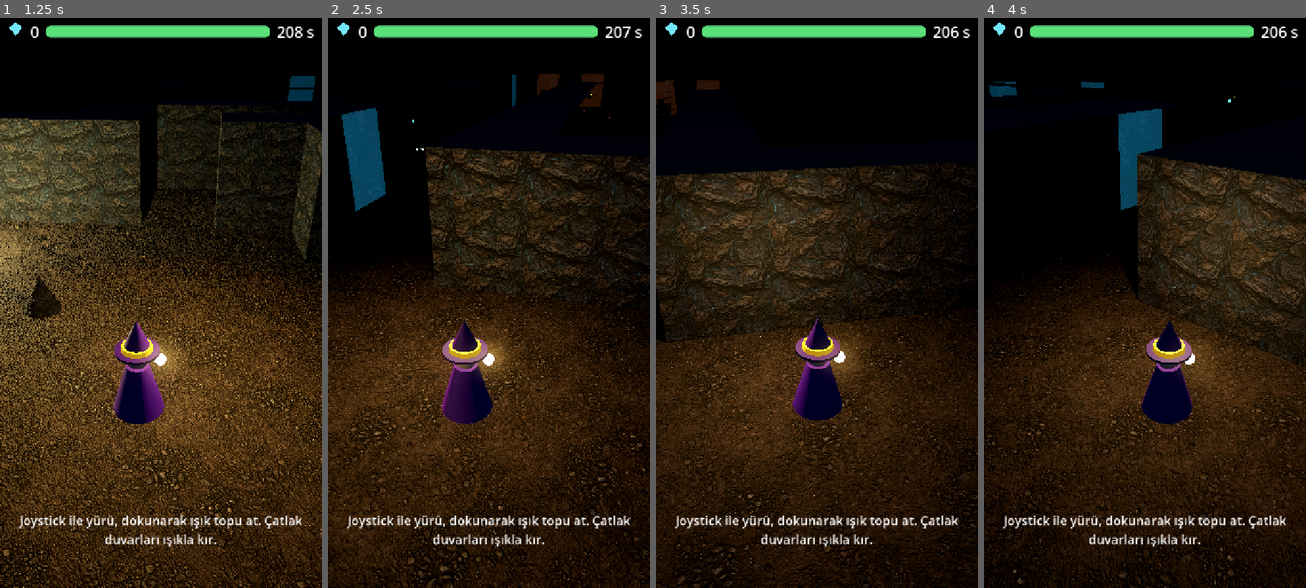
Above: before the commit, frames 1-4 (left to right).
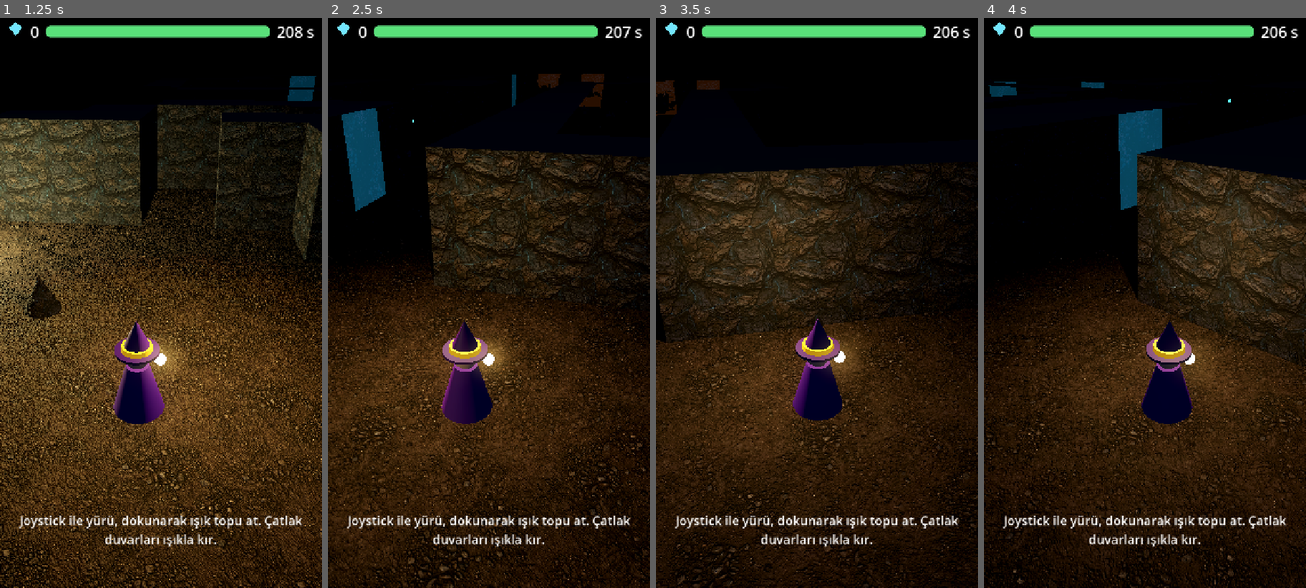
Above: after the commit, the same moments.

Repository: Arda-Avci/cadi-ciragi
Game: Godot game, scene res://main.tscn
Same seed, same stepped clock (60 frames per second), same inputs: the game is played once before the commit and once after it.
Inputs (mouse positions are in pixels of both pictures, inside the frame that each line leads up to):
- Up to frame 1 (1.25 s): tap Enter at 0.5 s; move the mouse to (231, 274) at 0.52 s; hold D from 0.53 s (still down); click (231, 274) at 0.67 s
- Up to frame 2 (2.5 s): release D at 1.25 s; drag from (424, 331) to (472, 417) at 1.27 s; move the mouse to (521, 177) at 2.02 s; hold D from 2.03 s (still down)
- Up to frame 3 (3.5 s): release D at 2.75 s; drag from (800, 417) to (720, 217) at 2.77 s
- Up to frame 4 (4 s): move the mouse to (1241, 388) at 3.52 s; hold A from 3.53 s (still down)

Frame 1 is identical in both runs. In frame 2, less than 0.1% of the frame differs, in the area x 27-88%, y 11-24%; in frame 3, less than 0.1%, in the area x 0-7%, y 12-17%; in frame 4, less than 0.1%.

Commit message:
feat: maden gerçek 3B canavar modelleri (Quaternius CC0) ve Kenney kapı; çıkış kapısı elmas yetince açılır

Diff:
--- a/godot_mine/enemy.gd
+++ b/godot_mine/enemy.gd
@@ -14,6 +14,11 @@
 var legs: Array = []
 var wings: Array = []
 var body_node: Node3D
+var model_ready := false
+var model_inst: Node3D
+var fly_h := 0.0
+var move_anim := "Walk"
+var idle_anim := "Idle"
 
 func setup(k: String, m) -> void:
 	kind = k
@@ -28,6 +33,10 @@
 			hp = 1
 			speed = 4.2
 			touch_dmg = 5.0
+		"wisp":
+			hp = 2
+			speed = 3.6
+			touch_dmg = 7.0
 		"golem":
 			hp = 5
 			speed = 1.9
@@ -42,10 +51,31 @@
 	collision_mask = 1
 	body_node = Node3D.new()
 	add_child(body_node)
+	model_ready = false
+
+func _ready() -> void:
+	# gerçek 3B model: ağaçtayken ölçeklenir; bulunamazsa ilkel şekiller kurulur
+	var spec := {"spider": ["blob", 1.1, 0.0, "Walk", "Idle"], "bat": ["armabee", 1.3, 1.5, "Fast_Flying", "Flying_Idle"], "wisp": ["ghostskull", 1.2, 1.4, "Fast_Flying", "Flying_Idle"], "golem": ["goleling", 2.7, 0.5, "Fast_Flying", "Flying_Idle"]}
+	var sp = spec.get(kind, spec["spider"])
+	var inst: Node3D = main_ref.load_model(sp[0])
+	if inst != null:
+		inst.rotation.y = PI
+		body_node.add_child(inst)
+		main_ref.fit_model(inst, sp[1])
+		model_inst = inst
+		fly_h = sp[2]
+		move_anim = sp[3]
+		idle_anim = sp[4]
+		inst.position.y += fly_h
+		for mi in inst.find_children("*", "MeshInstance3D", true, false):
+			(mi as MeshInstance3D).cast_shadow = GeometryInstance3D.SHADOW_CASTING_SETTING_OFF
+		main_ref.play_anim(inst, idle_anim)
+		model_ready = true
+		return
 	match kind:
 		"spider":
 			_build_spider()
-		"bat":
+		"bat", "wisp":
 			_build_bat()
 		"golem":
 			_build_golem()
@@ -157,6 +187,8 @@
 	tw.tween_property(body_node, "scale", Vector3.ONE, 0.12)
 	if hp <= 0:
 		alive = false
+		if model_inst != null:
+			main_ref.play_anim(model_inst, "Death", false)
 		main_ref.enemy_died(self)
 		var tw2 := create_tween()
 		tw2.tween_property(body_node, "scale", Vector3(0.01, 0.01, 0.01), 0.25)
@@ -183,7 +215,9 @@
 	else:
 		velocity = Vector3.ZERO
 	global_position.y = 0.0
-	if kind == "spider":
+	if model_ready:
+		main_ref.play_anim(model_inst, move_anim if (awake and stun <= 0.0) else idle_anim)
+	elif kind == "spider":
 		for i in range(legs.size()):
 			legs[i].rotation.x = sin(phase * 12.0 + float(i)) * 0.35
 	elif kind == "bat":
--- a/godot_mine/main.gd
+++ b/godot_mine/main.gd
@@ -39,6 +39,7 @@
 var cast_cd := 0.0
 var shake := 0.0
 var quota := QUOTA
+var exit_gate: Node3D
 var yaw := 0.0                         # kahraman/kamera yönü (0 = -Z)
 var auto_dir := Vector3.ZERO
 var exit_label: Label3D
@@ -63,6 +64,7 @@
 var debug_room := -1
 var debug_cast := false
 var debug_auto := false
+var debug_enemies := false
 var auto_path: Array = []
 var tex_cache := {}
 var mats := {}
@@ -100,6 +102,8 @@
 				debug_cast = true
 			elif a == "--auto":
 				debug_auto = true
+			elif a == "--enemies":
+				debug_enemies = true
 	if seed_v == 0:
 		seed_v = int(Time.get_unix_time_from_system()) % 100000 + 1
 	rng.seed = seed_v
@@ -114,6 +118,10 @@
 	_make_light_pool()
 	_place_content()
 	_make_hud()
+	if debug_enemies:
+		var ks := ["spider", "bat", "wisp", "golem"]
+		for i in range(ks.size()):
+			_add_enemy(ks[i], player.position + Vector3(-4.0 + float(i) * 2.8, 0, -6.5))
 	if debug_auto:
 		_auto_plan()
 	if OS.has_feature("web"):
@@ -369,7 +377,7 @@
 	add_child(beam)
 	var l := OmniLight3D.new()
 	l.light_color = Color(1, 0.92, 0.65)
-	l.light_energy = 1.6
+	l.light_energy = 0.7
 	l.omni_range = 9.0
 	l.position = p + Vector3(0, 2.0, 0)
 	add_child(l)
@@ -382,6 +390,12 @@
 	lab.position = p + Vector3(0, 3.2, 0)
 	add_child(lab)
 	exit_label = lab
+	var gate := load_model("gate_bars")
+	if gate != null:
+		gate.position = p + Vector3(0, 0, 0)
+		gate.scale = Vector3(0.7, 0.7, 0.7)
+		add_child(gate)
+		exit_gate = gate
 
 # ---------------------------------------------------------------- gizli odalar (ışıkla kırılan çatlak duvar)
 func _make_secrets() -> void:
@@ -451,7 +465,48 @@
 	for i in range(3):
 		_add_diamond(p + Vector3(rng.randf_range(-0.9, 0.9), 0.7, rng.randf_range(-0.9, 0.9)))
 
+# ---------------------------------------------------------------- 3B modeller (Quaternius CC0 canavarlar/büyücü, Kenney CC0 kapı)
+func load_model(name: String) -> Node3D:
+	var path := "res://models/%s.glb" % name
+	if not ResourceLoader.exists(path):
+		return null
+	var ps = load(path)
+	if ps == null:
+		return null
+	return ps.instantiate()
+
+## model ağaçtayken çağrılır: boyunu hedef yüksekliğe ölçekler ve tabanını y=0'a oturtur
+func fit_model(inst: Node3D, height: float) -> void:
+	var box := AABB()
+	var first := true
+	for mi in inst.find_children("*", "MeshInstance3D", true, false):
+		var m := mi as MeshInstance3D
+		var xf: Transform3D = inst.global_transform.affine_inverse() * m.global_transform
+		var ta: AABB = xf * m.get_aabb()
+		box = ta if first else box.merge(ta)
+		first = false
+	if first or box.size.y < 0.0001:
+		return
+	var sc := height / box.size.y
+	inst.scale = Vector3.ONE * sc
+	inst.position.y = -box.position.y * sc
+
+func play_anim(root: Node, suffix: String, loop: bool = true) -> AnimationPlayer:
+	for ap in root.find_children("*", "AnimationPlayer", true, false):
+		var player_ap := ap as AnimationPlayer
+		for an in player_ap.get_animation_list():
+			if String(an).ends_with(suffix):
+				var a := player_ap.get_animation(an)
+				if loop:
+					a.loop_mode = Animation.LOOP_LINEAR
+				if player_ap.current_animation != an:
+					player_ap.play(an, 0.15)
+				return player_ap
+	return null
+
 # ---------------------------------------------------------------- oyuncu
+var wiz_model: Node3D
+
 func _make_player() -> void:
 	player = CharacterBody3D.new()
 	player.position = _cell_pos(start_cell)
@@ -531,6 +586,32 @@
 		if mi is MeshInstance3D:
 			mi.cast_shadow = GeometryInstance3D.SHADOW_CASTING_SETTING_OFF
 	add_child(player)
+	# gerçek büyücü modeli (varsa) ilkel şekillerin yerini alır
+	var wiz: Node3D = null  # cadı ilkel modelle kalır (kullanıcı kararı: cadı değiştirilmez)
+	if wiz != null:
+		for mi in model.get_children():
+			if mi is MeshInstance3D and mi != null:
+				mi.visible = false
+		wiz.rotation.y = PI
+		var holder := Node3D.new()
+		holder.name = "WizHolder"
+		model.add_child(holder)
+		holder.add_child(wiz)
+		fit_model(wiz, 1.9)
+		wiz_model = wiz
+		for mi in wiz.find_children("*", "MeshInstance3D", true, false):
+			(mi as MeshInstance3D).cast_shadow = GeometryInstance3D.SHADOW_CASTING_SETTING_OFF
+		play_anim(wiz, "Idle")
+		# fener elde kalsın
+		var lamp_node := MeshInstance3D.new()
+		var lsm := SphereMesh.new()
+		lsm.radius = 0.12
+		lsm.height = 0.24
+		lamp_node.mesh = lsm
+		lamp_node.material_override = _mat_color(Color(1, 0.9, 0.6), Color(1, 0.8, 0.4), 3.0)
+		lamp_node.position = Vector3(0.45, 1.0, -0.35)
+		lamp_node.cast_shadow = GeometryInstance3D.SHADOW_CASTING_SETTING_OFF
+		model.add_child(lamp_node)
 	cam = Camera3D.new()
 	cam.fov = 66.0
 	cam.far = 90.0
@@ -564,7 +645,7 @@
 		_add_diamond(_cell_pos(_random_floor_cell()) + Vector3(rng.randf_range(-1, 1), 0.7, rng.randf_range(-1, 1)))
 	for i in range(4):
 		_add_chest(_cell_pos(_random_floor_cell()) + Vector3(rng.randf_range(-0.8, 0.8), 0, rng.randf_range(-0.8, 0.8)))
-	var kinds := ["spider", "bat", "spider", "bat", "golem"]
+	var kinds := ["spider", "bat", "spider", "wisp", "golem"]
 	for i in range(14):
 		var c := _random_floor_cell()
 		_add_enemy(kinds[i % kinds.size()], _cell_pos(c))
@@ -1013,7 +1094,9 @@
 		player.global_position.y = 0.0
 		var m: Node3D = player.get_node("Model")
 		m.rotation.y = lerp_angle(m.rotation.y, yaw, minf(1.0, dt * 14.0))
-		m.position.y = absf(sin(elapsed * 12.0)) * 0.05 if absf(along) > 0.1 else 0.0
+		m.position.y = absf(sin(elapsed * 12.0)) * 0.05 if absf(along) > 0.1 and wiz_model == null else 0.0
+		if wiz_model != null:
+			play_anim(wiz_model, "Walk" if absf(along) > 0.1 else "Idle")
 		_check_cart()
 	else:
 		_update_ride(dt)
@@ -1155,6 +1238,8 @@
 	if exit_label != null:
 		exit_label.text = "%s %d/%d" % [t("exit"), mini(diamonds, quota), quota]
 		exit_label.modulate = Color(1, 0.95, 0.7) if diamonds >= quota else Color(1, 0.55, 0.45)
+		if exit_gate != null and diamonds >= quota and exit_gate.position.y < 3.0:
+			exit_gate.position.y = lerpf(exit_gate.position.y, 3.2, 0.05)
 	need_cd = maxf(0.0, need_cd - get_physics_process_delta_time())
 	if player.global_position.distance_to(_cell_pos(exit_cell)) < 1.6:
 		if diamonds >= quota:
Not shown, added: godot_mine/inspect.gd.uid
Not shown, added: godot_mine/models/KAYNAKLAR.txt
Not shown, added: godot_mine/models/KENNEY_LICENSE_CC0.txt
Binary file added: godot_mine/models/armabee.glb
Not shown, added: godot_mine/models/armabee.glb.import
Binary file added: godot_mine/models/blob.glb
Not shown, added: godot_mine/models/blob.glb.import
Binary file added: godot_mine/models/gate_bars.glb
Not shown, added: godot_mine/models/gate_bars.glb.import
Binary file added: godot_mine/models/gate_rock.glb
Not shown, added: godot_mine/models/gate_rock.glb.import
Binary file added: godot_mine/models/ghost.glb
(and 12 more such lines)
